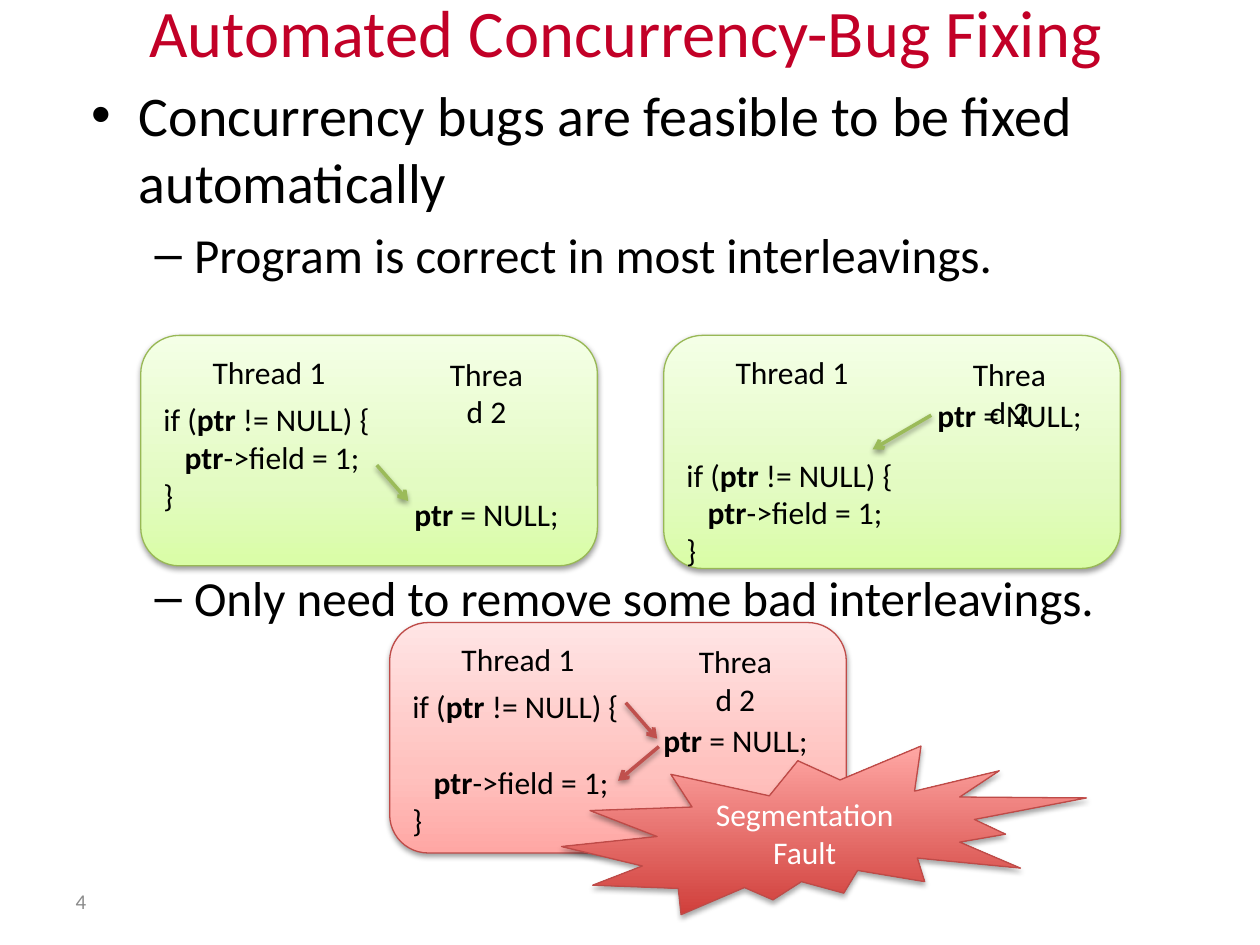
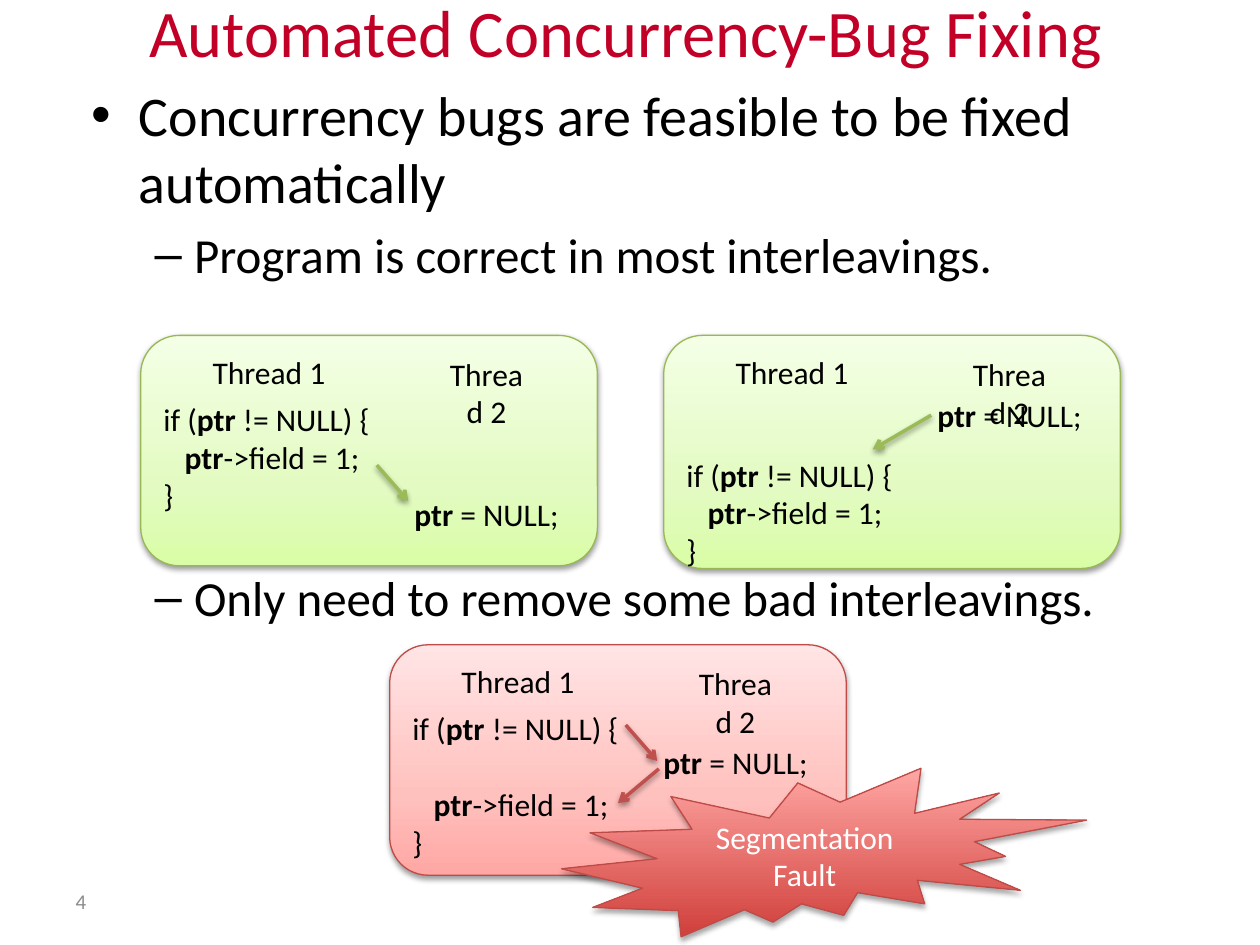
Before and after one commit to SannioEvolution/Material, a slide deck: slide 34 of 13 - Automated Program Repair.pptx (slide 32 before the commit). Drawn at 1260x945 pixels with LibreOffice and Linux fonts; fonts in the diff are those of the drawing. Boxes give left, top, right and bottom in pixels: in the first picture for what was removed or moved away, otherwise in the second. Text is boxed around its words. In the diff, an @@ line names an element or a change of style, - is before the commit and + after.

```diff
--- a/13 - Automated Program Repair.pptx
+++ b/13 - Automated Program Repair.pptx
@@ 3 texts, 1 irregular seal, 1 rounded rectangle: place and size @@
-3 texts, 1 irregular seal, 1 rounded rectangle at [389, 622, 1087, 915]
+3 texts, 1 irregular seal, 1 rounded rectangle at [389, 645, 1087, 937]
@@ 2 arrows, 1 text: place and size @@
-2 arrows, 1 text at [461, 649, 659, 781]
+2 arrows, 1 text at [461, 671, 659, 803]
```
Also in this commit, not shown: 3 other slides changed, 5 slides added, 2 slides removed, 1 other file.
